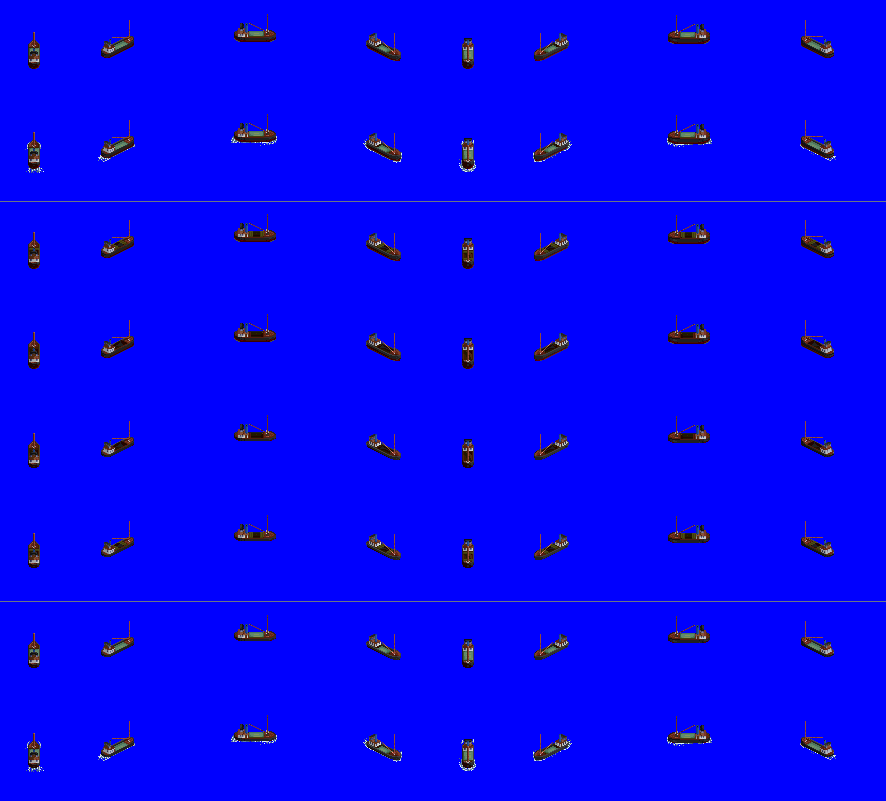
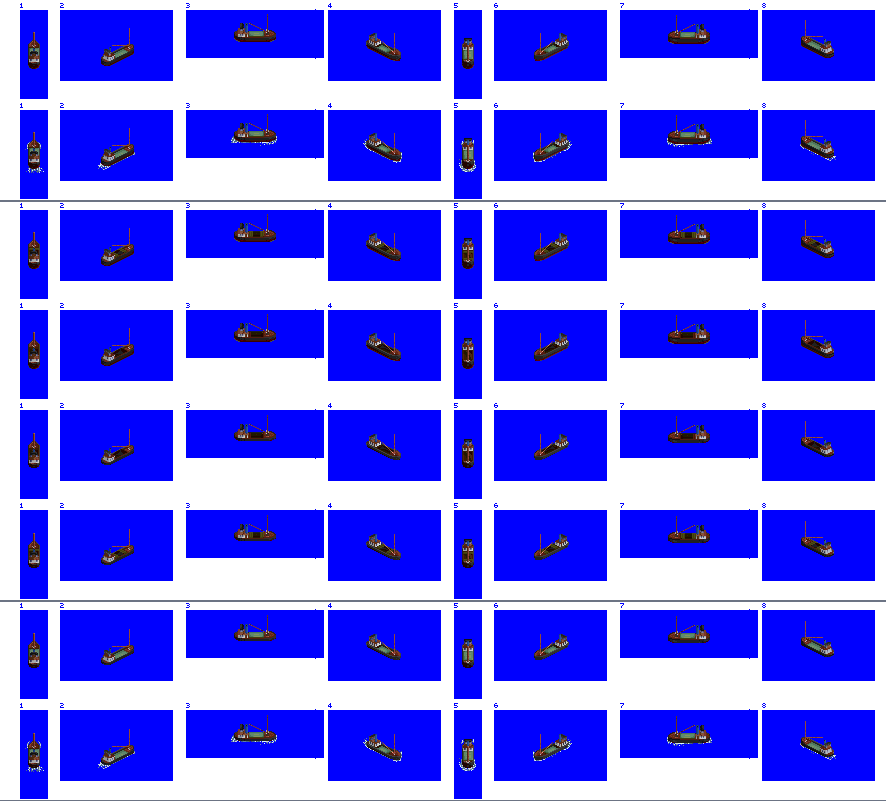
Layered file, before and after one edit (886x801). Changes by layer:
painted on "partial hatches" over [112, 240, 127, 559]
painted on "holds" over [113, 240, 128, 559]
painted on "puffer" over [101, 20, 134, 765]
painted on "prop / bow wash" over [98, 143, 135, 769]
painted on "blue bg" over [0, 76, 886, 801]
painted on "Background" over [0, 0, 886, 801]
